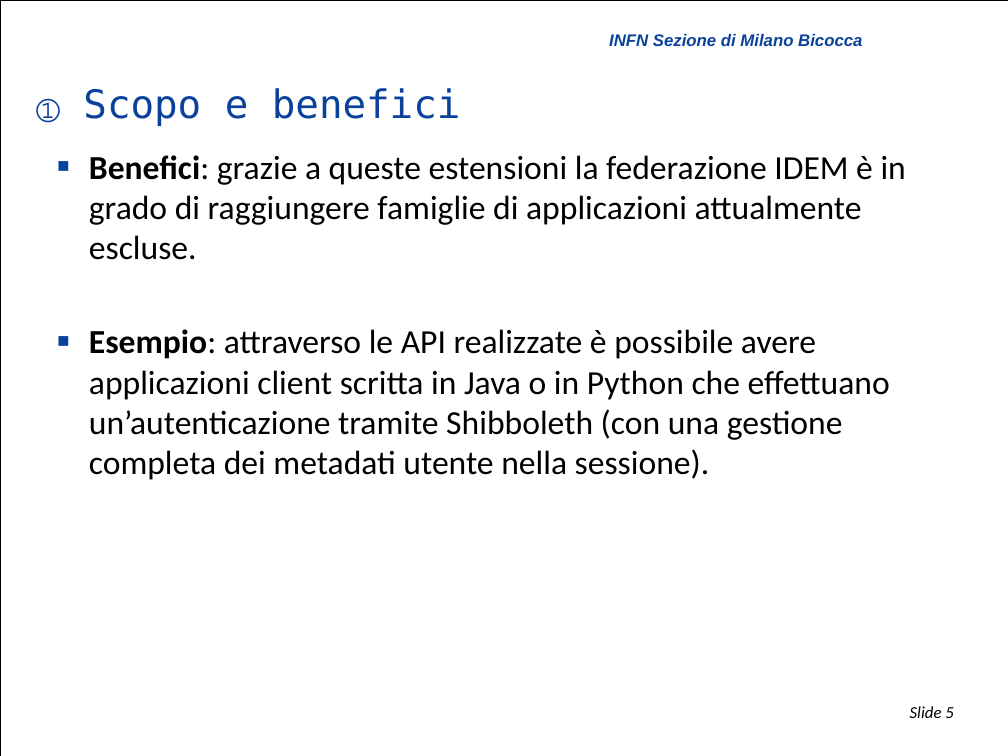
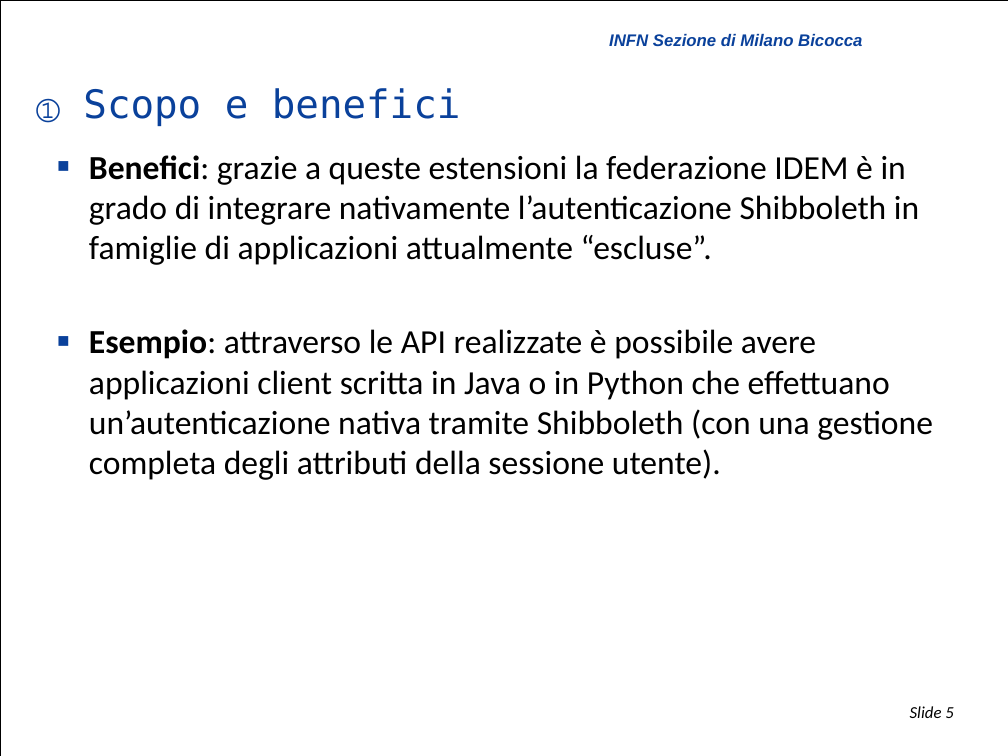
Before and after one commit to biancini/Shibboleth-Authentication, a slide deck: slide 5 of ShibbolethExtensions.pptx. Drawn at 1008x756 pixels with LibreOffice and Linux fonts; fonts in the diff are those of the drawing; background and template pictures are left out. Boxes give left, top, right and bottom in pixels: in the first picture for what was removed or moved away, otherwise in the second. Text is boxed around its words. In the diff, an @@ line names an element or a change of style, - is before the commit and + after.

```diff
--- a/ShibbolethExtensions.pptx
+++ b/ShibbolethExtensions.pptx
@@ text at box(89, 155, 933, 480): text changed @@
-  ■ Benefici: grazie a queste estensioni la federazione IDEM è in grado di raggiungere famiglie di applicazioni attualmente escluse.
-  ■ Esempio: attraverso le API realizzate è possibile avere applicazioni client scritta in Java o in Python che effettuano un’autenticazione tramite Shibboleth (con una gestione completa dei metadati utente nella sessione).
+  ■ Benefici: grazie a queste estensioni la federazione IDEM è in grado di integrare nativamente l’autenticazione Shibboleth in famiglie di applicazioni attualmente “escluse”.
+  ■ Esempio: attraverso le API realizzate è possibile avere applicazioni client scritta in Java o in Python che effettuano un’autenticazione nativa tramite Shibboleth (con una gestione completa degli attributi della sessione utente).
```
Also in this commit, not shown: 6 other slides changed, 1 slide added, 1 slide removed.
